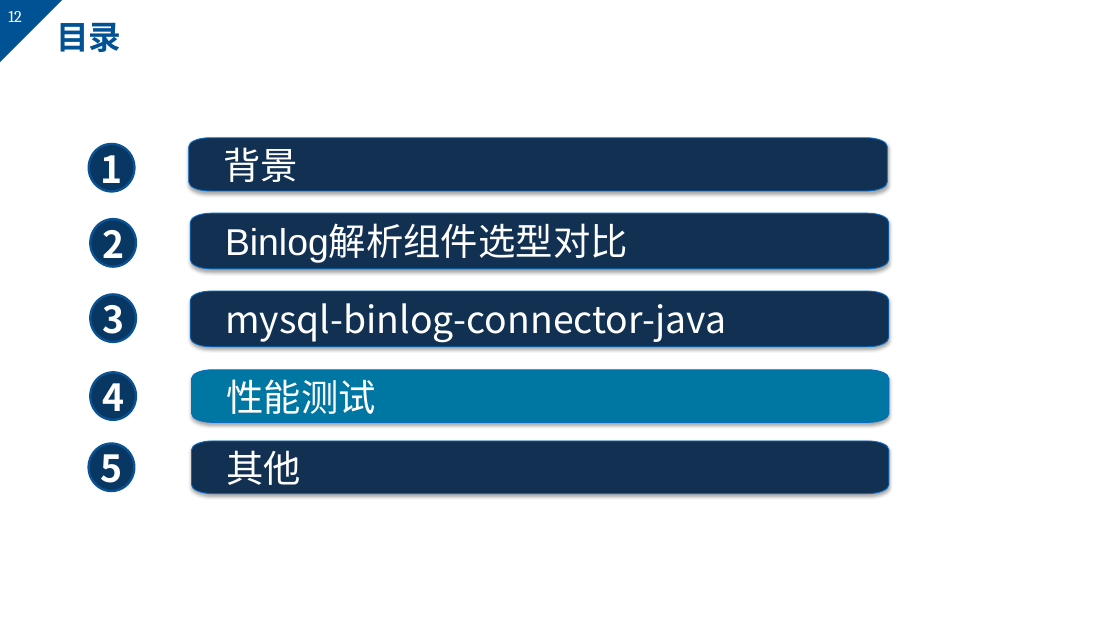
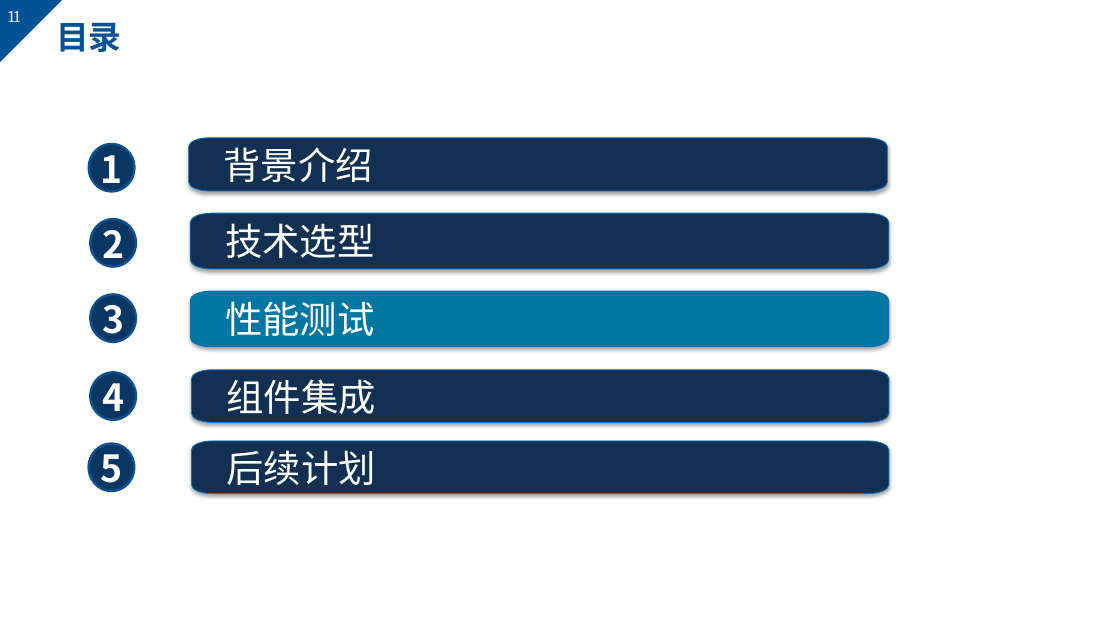
Before and after one commit to markMe1024/coding, a slide deck: slide 11 of MySQL/binlog/后端与UI的webscoket事件机制.pptx (slide 12 before the commit). Drawn at 1120x630 pixels with LibreOffice and Linux fonts; fonts in the diff are those of the drawing; background and template pictures are left out. Boxes give left, top, right and bottom in pixels: in the first picture for what was removed or moved away, otherwise in the second. Text is boxed around its words. In the diff, an @@ line names an element or a change of style, - is before the commit and + after.

```diff
--- a/MySQL/binlog/后端与UI的webscoket事件机制.pptx
+++ b/MySQL/binlog/后端与UI的webscoket事件机制.pptx
@@ page number at [8,11,20,22]: text changed @@
-12
+11
@@ text in freeform shape at [224,147,373,182]: text changed @@
-背景
+背景介绍
@@ text in freeform shape at [225,223,374,258]: text changed @@
-Binlog解析组件选型对比
+技术选型
@@ freeform shape "性能测试": place and size @@
-freeform shape "性能测试" at [192,370,889,423]
+freeform shape "性能测试" at [190,291,889,346]
@@ freeform shape removed at [190,291,889,346] @@
-mysql-binlog-connector-java
@@ freeform shape added at [192,370,889,423], fill #113052, outline #0A6DC6 0.75 pt, 32 pt, text #FFFFFF @@
+组件集成
@@ text in freeform shape at [226,450,375,485]: text changed @@
-其他
+后续计划
```
Also in this commit, not shown: 13 other slides changed, 8 slides added, 2 slides removed.
